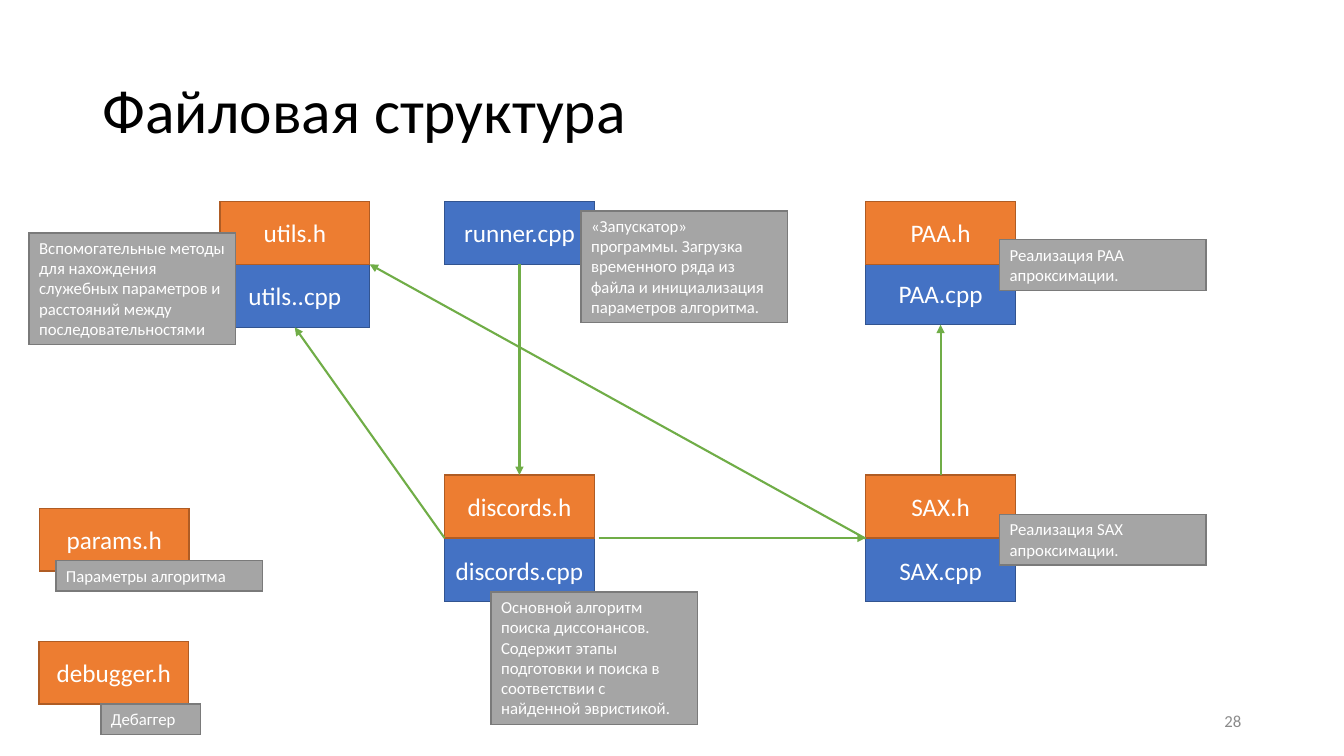
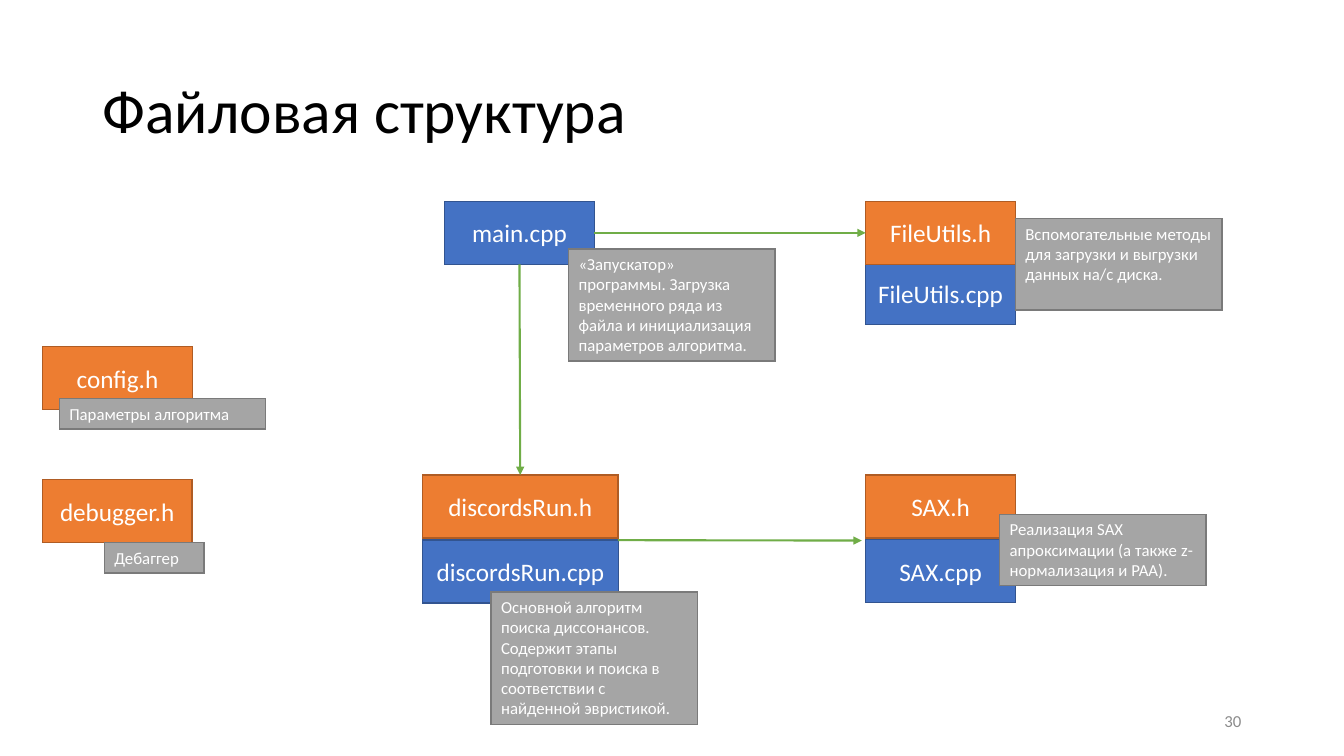
Before and after one commit to AVPGenium/discords_discovery, a slide deck: slide 30 of docs/алгоритм поиска диссонансов.pptx (slide 28 before the commit). Drawn at 1344x756 pixels with LibreOffice and Linux fonts; fonts in the diff are those of the drawing. Boxes give left, top, right and bottom in pixels: in the first picture for what was removed or moved away, otherwise in the second. Text is boxed around its words. In the diff, an @@ line names an element or a change of style, - is before the commit and + after.

```diff
--- a/docs/алгоритм поиска диссонансов.pptx
+++ b/docs/алгоритм поиска диссонансов.pptx
@@ rectangle removed at (220, 202, 370, 264) @@
-utils.h
@@ rectangle removed at (29, 233, 236, 345) @@
-Вспомогательные методы для нахождения служебных параметров и расстояний между последовательностями
@@ text in rectangle at (472, 224, 567, 246): text changed @@
-runner.cpp
+main.cpp
@@ arrow added from (595, 233) to (866, 233), #70AD47 1.5 pt @@
@@ text in rectangle at (890, 224, 991, 242): text changed @@
-PAA.h
+FileUtils.h
@@ rectangle "Вспомогательные методы для загрузки и ...": place and size @@
-rectangle "Вспомогательные методы для загрузки и ..." at (1000, 240, 1207, 290)
+rectangle "Вспомогательные методы для загрузки и ..." at (1015, 219, 1222, 311)
@@ text in rectangle at (1025, 229, 1211, 283): text changed @@
-Реализация PAA апроксимации.
+Вспомогательные методы для загрузки и выгрузки данных на/с диска.
@@ rectangle removed at (220, 264, 370, 327) @@
-utils..cpp
@@ arrow removed from (866, 538) to (370, 264) @@
@@ rectangle "«Запускатор» программы. Загрузка временного ряда ...": place and size @@
-rectangle "«Запускатор» программы. Загрузка временного ряда ..." at (582, 211, 788, 323)
+rectangle "«Запускатор» программы. Загрузка временного ряда ..." at (569, 249, 775, 361)
@@ text in rectangle at (878, 285, 1003, 307): text changed @@
-PAA.cpp
+FileUtils.cpp
@@ arrow removed from (445, 538) to (294, 328) @@
@@ arrow removed from (941, 475) to (941, 325) @@
@@ 4 rectangles: place and size @@
-4 rectangles at (39, 508, 263, 734)
+4 rectangles at (42, 347, 266, 573)
@@ text in rectangle at (77, 370, 159, 393): text changed @@
-params.h
+config.h
@@ rectangle "discordsRun.h": place and size @@
-rectangle "discordsRun.h" at (445, 475, 595, 537)
+rectangle "discordsRun.h" at (422, 475, 618, 537)
@@ text in rectangle at (448, 498, 592, 516): text changed @@
-discords.h
+discordsRun.h
@@ rectangle "Реализация SAX апроксимации (а также ...": place and size @@
-rectangle "Реализация SAX апроксимации (а также ..." at (1000, 514, 1207, 565)
+rectangle "Реализация SAX апроксимации (а также ..." at (1000, 514, 1207, 586)
@@ text in rectangle at (1010, 524, 1193, 579): text changed @@
-Реализация SAX апроксимации.
+Реализация SAX апроксимации (а также z-нормализация и PAA).
@@ rectangle "discordsRun.cpp": place and size @@
-rectangle "discordsRun.cpp" at (445, 538, 595, 601)
+rectangle "discordsRun.cpp" at (422, 540, 618, 603)
@@ text in rectangle at (437, 563, 605, 585): text changed @@
-discords.cpp
+discordsRun.cpp
@@ arrow moved from (599, 538) - (866, 538) to (618, 540) - (862, 540) @@
@@ page number at (1224, 716, 1241, 727): text changed @@
-28
+30
```
Also in this commit, not shown: 7 other slides changed, 3 slides added, 1 slide removed, 5 other files.
